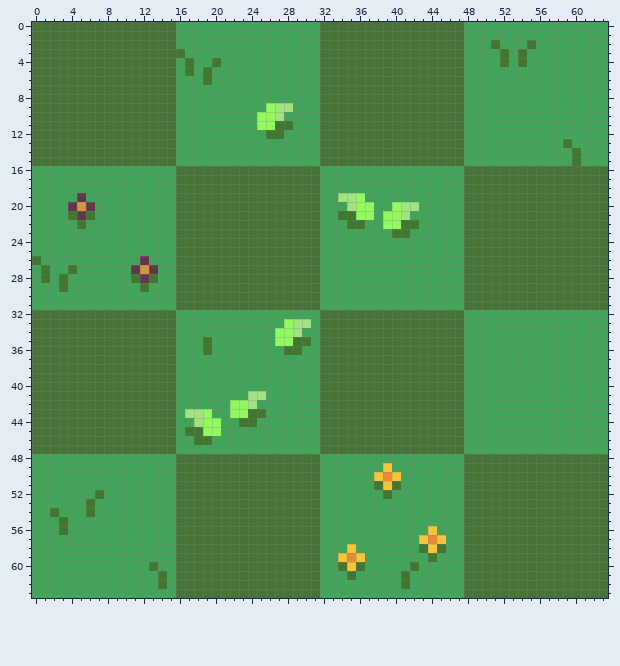
One commit to this pixel-art sprite: Assetsforleveldesign/grasstilemap.png. Above: the version before the commit.
The file is 64x64 pixels.
The result:
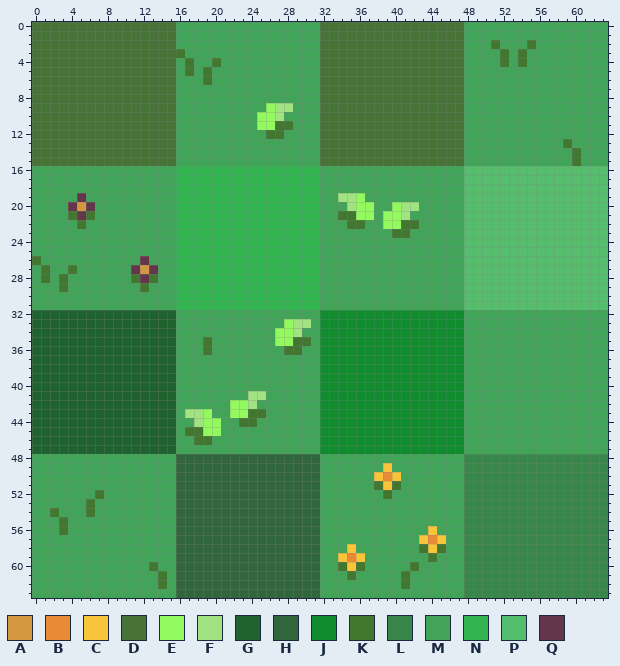
Palette (. is transparent): A #d39741  B #e88a36  C #f8c53a  D #477238  E #92f95e  F #a1e380  G #206130  H #31663d  J #108b2d  K #41772f  L #39864b  M #42a459  N #32b551  P #55be6e  Q #64364b
What changed:
Colour D becomes colour G in rows 32 to 47 at x 0 to 15.
Colour D becomes colour H in rows 48 to 63 at x 16 to 31.
Colour D becomes colour J in rows 32 to 47 at x 32 to 47.
Colour D becomes colour L in rows 48 to 63 at x 48 to 63.
Colour D becomes colour N in rows 16 to 31 at x 16 to 31.
Colour D becomes colour P in rows 16 to 31 at x 48 to 63.
